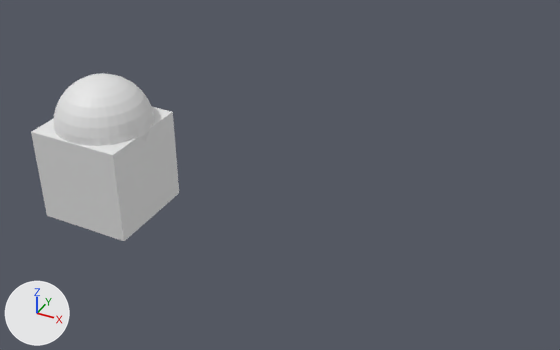
The Blender file ship.blend, before and after one commit.
One viewpoint serves both versions: a camera (50 mm lens) standing at (9.56, -10.69, 7.93) and looking at (3.93, 0.34, 0.31). Lighting does not change. The marker at lower left points along +X, +Y and +Z.
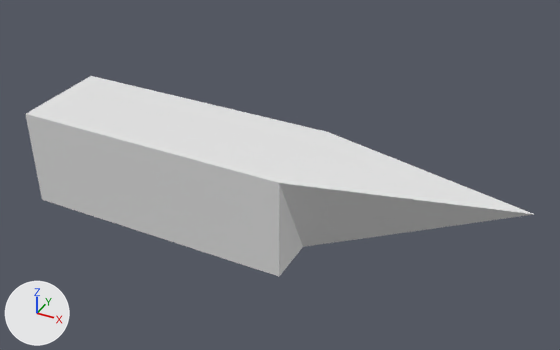
Commit message: 1/4 : ship project

Where the change shows, as pixel boxes (x1, y1, x2, y2) in the pictures (560 x 350 px):
'Cube', reshaped, moved: before (31, 107, 179, 241); after (26, 76, 534, 276)
'Sphere', deleted: before (53, 73, 154, 146)

Edits to the bpy script that builds the scene:
```text
Change me_cube:
    where me_cube.from_pydata(...)  # 8 vertices, 6 faces; spans x -1.0..1.0, y -1.0..1.0, z -1.0..1.0
    used by ob_cube; location = (0.05, 0.1, -0.39)
    verts and faces of me_cube; kept vertices keep their numbers, new ones are numbered from 8
    before: 0 (1.0, 1.0, 1.0) at pixel (172, 111), 1 (1.0, 1.0, -1.0) at pixel (179, 193), 2 (1.0, -1.0, 1.0) at pixel (113, 155), 3 (1.0, -1.0, -1.0) at pixel (124, 241), 4 (-1.0, 1.0, 1.0)
    before: 5 (-1.0, 1.0, -1.0), 6 (-1.0, -1.0, 1.0) at pixel (31, 132), 7 (-1.0, -1.0, -1.0) at pixel (46, 215)
    me_cube part 1
    add delete_vertices([*range(0, 4)])  # with the faces that use them
    add delete_faces([(4, 5, 7, 6)])
    add for new, old in zip([*range(8, 12)], [*range(4, 8)]): verts[new] = verts[old] + (5.55, 0.0, 0.0)
    add for new, old in zip([12, 13, 14], [4, 5, 9]): verts[new] = verts[old] + (0.0, -1.0, 0.0)
    add verts[15] = (8.55, 0.0, 1.0)  # pixel (535, 214)
    add faces += [(6, 10, 15, 12), (6, 7, 11, 10), (4, 5, 13, 12), (7, 13, 14, 11), (10, 11, 14, 15), (4, 8, 9, 5)]
    add faces += [(8, 15, 14, 9), (5, 9, 14, 13), (6, 12, 13, 7), (4, 12, 15, 8)]
Change ob_cube:
    ob_cube.location: (0.05, 0.1, -0.39) -> (0.0, 0.1, 0.0)
Remove ob_sphere:
    ob_sphere = bpy.data.objects.new('Sphere', me_sphere)
    ob_sphere.location = (0.07, 0.11, 0.58)
```
